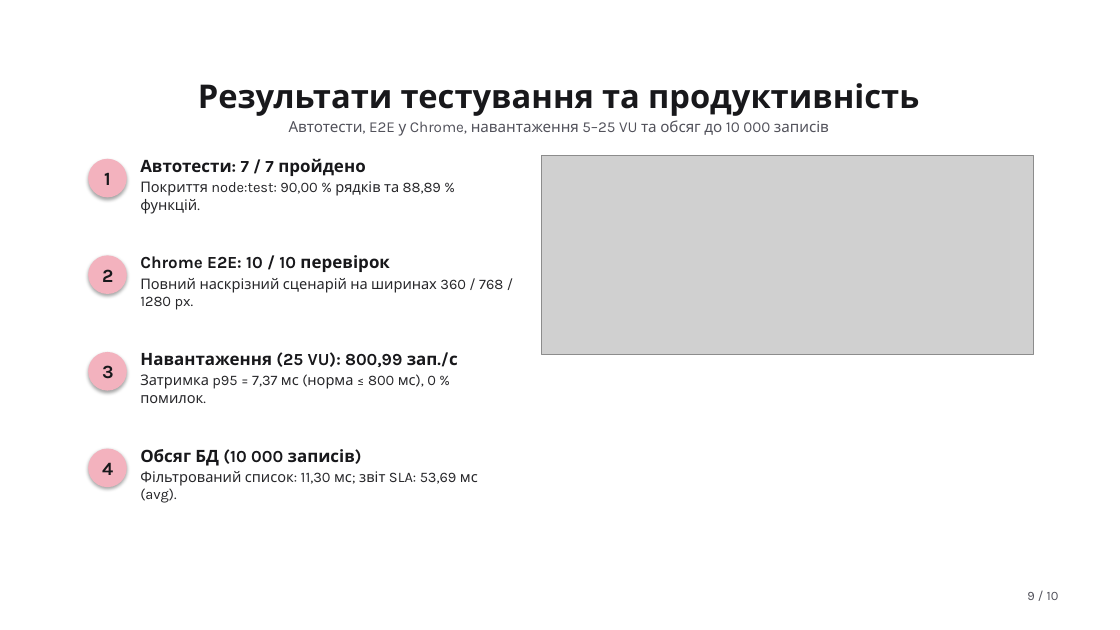
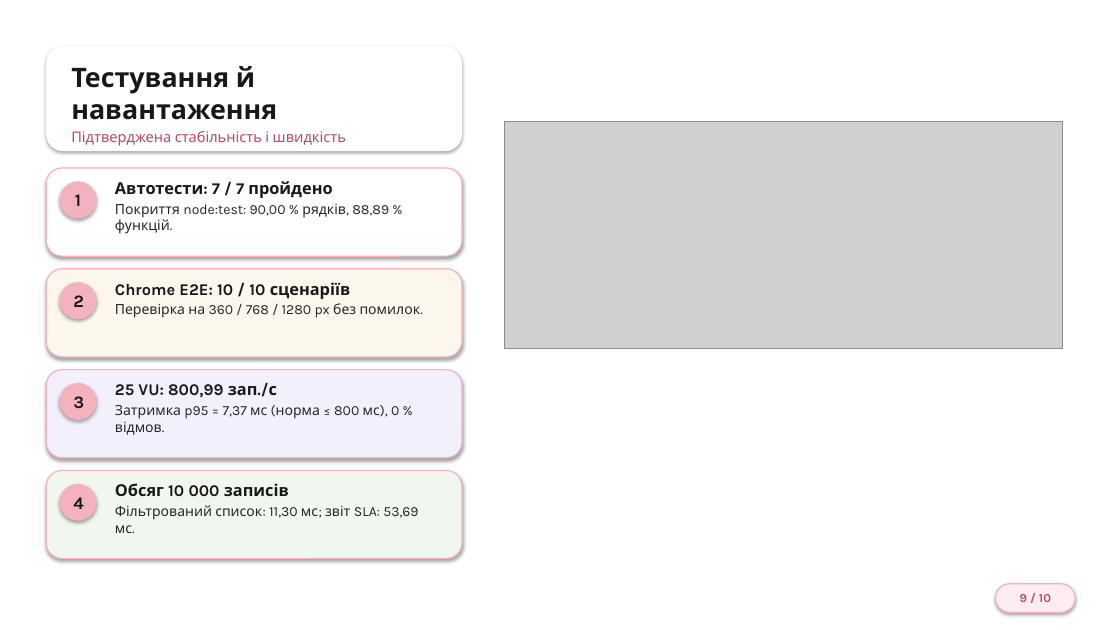
Before and after one commit to Zhyhan245/voltapro-service-inquiries, a slide deck: slide 9 of docs/Презентація_Жиган_Д_О_АІ-245.pptx. Drawn at 1120x630 pixels with LibreOffice and Linux fonts; fonts in the diff are those of the drawing; grey boxes stand for pictures; background and template pictures are left out. Boxes give left, top, right and bottom in pixels: in the first picture for what was removed or moved away, otherwise in the second. Text is boxed around its words. In the diff, an @@ line names an element or a change of style, - is before the commit and + after.

```diff
--- a/docs/Презентація_Жиган_Д_О_АІ-245.pptx
+++ b/docs/Презентація_Жиган_Д_О_АІ-245.pptx
@@ rounded rectangle added at [46,46,462,151], fill #FFFFFF @@
@@ text added at [71,66,346,146], 12.5 pt, text #B84A62 @@
+Тестування й навантаження
+Підтверджена стабільність і швидкість
@@ text removed at [198,83,919,136] @@
-Результати тестування та продуктивність
-Автотести, E2E у Chrome, навантаження 5–25 VU та обсяг до 10 000 записів
@@ picture: place and size @@
-picture at [542,155,1033,355]
+picture at [504,122,1063,349]
@@ rounded rectangle added at [46,168,462,256], fill #FFFFFF, outline #F3B2BE 1 pt @@
@@ text "Автотести: 7 / 7 пройдено": place and size @@
-text "Автотести: 7 / 7 пройдено" at [140,158,441,214]
+text "Автотести: 7 / 7 пройдено" at [115,181,389,234]
@@ ellipse "1": place and size @@
-ellipse "1" at [88,159,127,197]
+ellipse "1" at [60,181,97,218]
@@ text at [115,204,389,234]: text changed; size 12.5 to 12 pt @@
-Покриття node:test: 90,00 % рядків та 88,89 % функцій.
+Покриття node:test: 90,00 % рядків, 88,89 % функцій.
@@ text at [115,181,332,198]: size 14.5 to 14 pt in "Автотести: 7 / 7 пройдено" @@
@@ rounded rectangle added at [46,269,462,357], fill #FCF7EC, outline #F3B2BE 1 pt @@
@@ ellipse "2": place and size @@
-ellipse "2" at [88,255,127,294]
+ellipse "2" at [60,282,97,319]
@@ text at [115,282,421,318]: text changed; size 12.5 to 12 pt @@
-Chrome E2E: 10 / 10 перевірок
-Повний наскрізний сценарій на ширинах 360 / 768 / 1280 px.
+Chrome E2E: 10 / 10 сценаріїв
+Перевірка на 360 / 768 / 1280 px без помилок.
@@ rounded rectangle added at [46,370,462,458], fill #F3F0FD, outline #F3B2BE 1 pt @@
@@ ellipse "3": place and size @@
-ellipse "3" at [88,352,127,391]
+ellipse "3" at [60,383,97,420]
@@ text at [115,384,399,435]: text changed; size 12.5 to 12 pt @@
-Навантаження (25 VU): 800,99 зап./с
-Затримка p95 = 7,37 мс (норма ≤ 800 мс), 0 % помилок.
+25 VU: 800,99 зап./с
+Затримка p95 = 7,37 мс (норма ≤ 800 мс), 0 % відмов.
@@ rounded rectangle added at [46,471,462,559], fill #F1F7EE, outline #F3B2BE 1 pt @@
@@ size 16 to 15 pt in 4 elements at [60,181,97,218], [60,282,97,319], [60,383,97,420], [60,484,97,521] @@
@@ ellipse "4": place and size @@
-ellipse "4" at [88,449,127,487]
+ellipse "4" at [60,484,97,521]
@@ text at [115,483,418,533]: text changed; size 12.5 to 12 pt @@
-Обсяг БД (10 000 записів)
-Фільтрований список: 11,30 мс; звіт SLA: 53,69 мс (avg).
+Обсяг 10 000 записів
+Фільтрований список: 11,30 мс; звіт SLA: 53,69 мс.
@@ rounded rectangle "9 / 10": place and size @@
-rounded rectangle "9 / 10" at [1027,592,1059,600]
+rounded rectangle "9 / 10" at [996,584,1075,613]
@@ rounded rectangle "9 / 10" at [996,584,1075,613]: size 11 to 10.5 pt, text colour #52525B to #B84A62, bold on; alignment right to centre; vertical alignment top to middle; fill none to #FDEDF0; outline none to #F3B2BE 1 pt; shadow on @@
```
Also in this commit, not shown: 8 other slides changed, 1 slide added, 1 slide removed.
